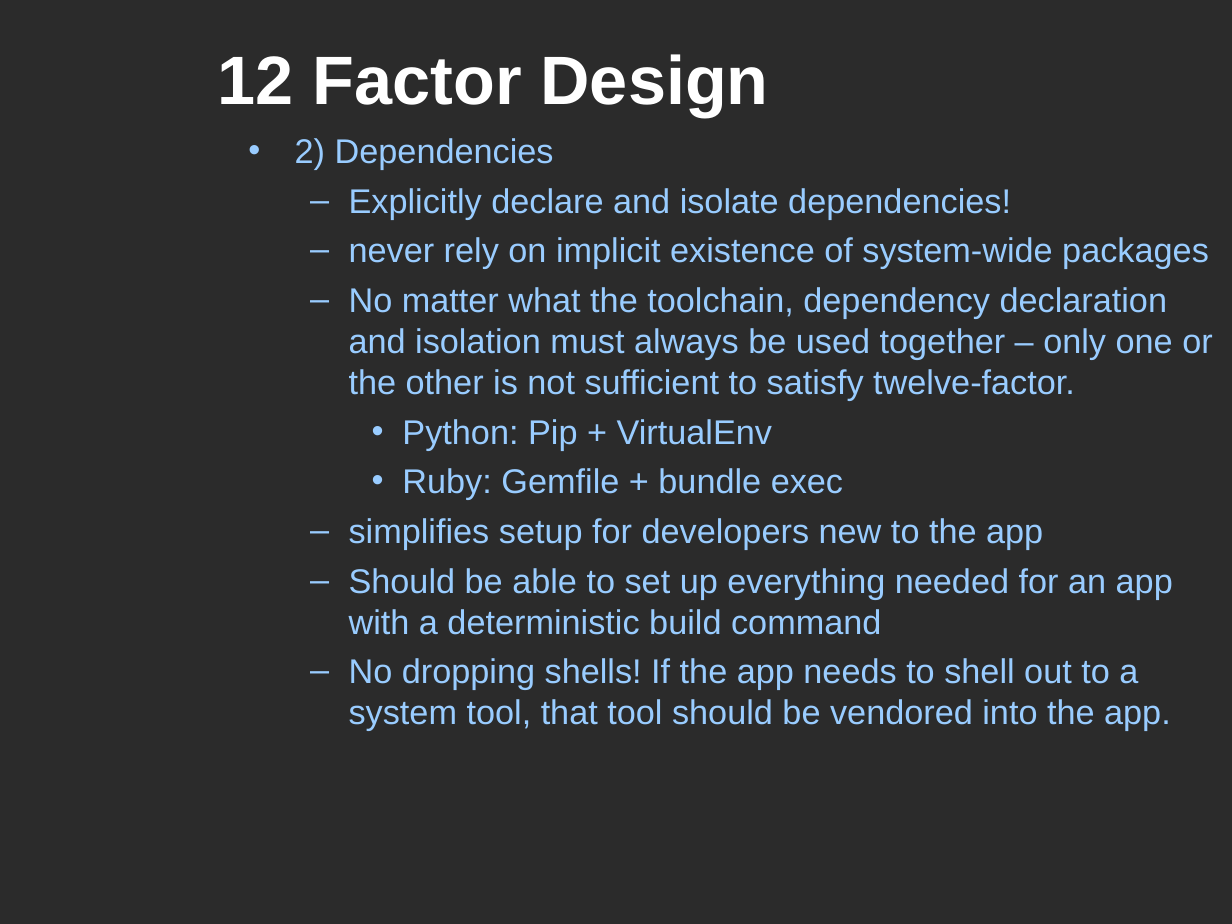
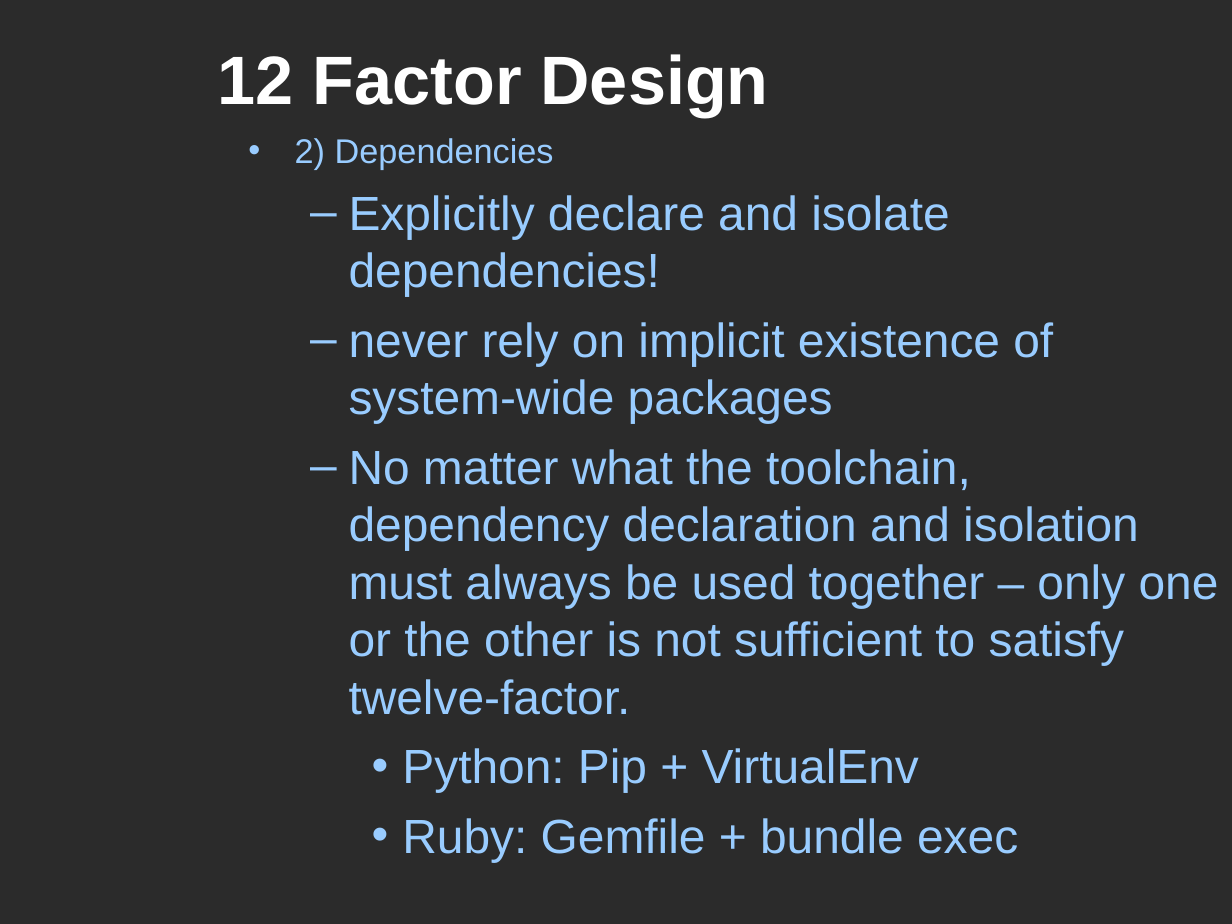
Before and after one commit to mars64/k8s-music-stack, a slide deck: slide 18 of MarcialWhite-Kubernetes101-www.SoFree.us-20170603.ppt (slide 13 before the commit). Drawn at 1232x924 pixels with LibreOffice and Linux fonts; fonts in the diff are those of the drawing; background and template pictures are left out; a plain dark background stands for a picture behind light text. Boxes give left, top, right and bottom in pixels: in the first picture for what was removed or moved away, otherwise in the second. Text is boxed around its words. In the diff, an @@ line names an element or a change of style, - is before the commit and + after.

```diff
--- a/MarcialWhite-Kubernetes101-www.SoFree.us-20170603.ppt
+++ b/MarcialWhite-Kubernetes101-www.SoFree.us-20170603.ppt
@@ text at <box>349,195,1219,862</box>: size 20 to 28 pt; more space between paragraphs @@
@@ text at <box>349,518,1173,731</box>: paragraphs removed @@
-  – simplifies setup for developers new to the app
-  – Should be able to set up everything needed for an app with a deterministic build command
-  – No dropping shells! If the app needs to shell out to a system tool, that tool should be vendored into the app.
```
Also in this commit, not shown: 16 other slides changed, 17 slides added, 1 other file.
